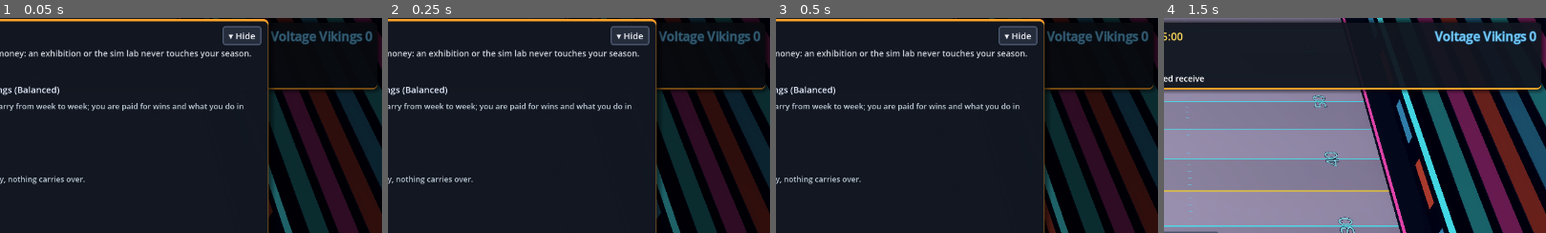
Above: before the commit, frames 1-4 (left to right).
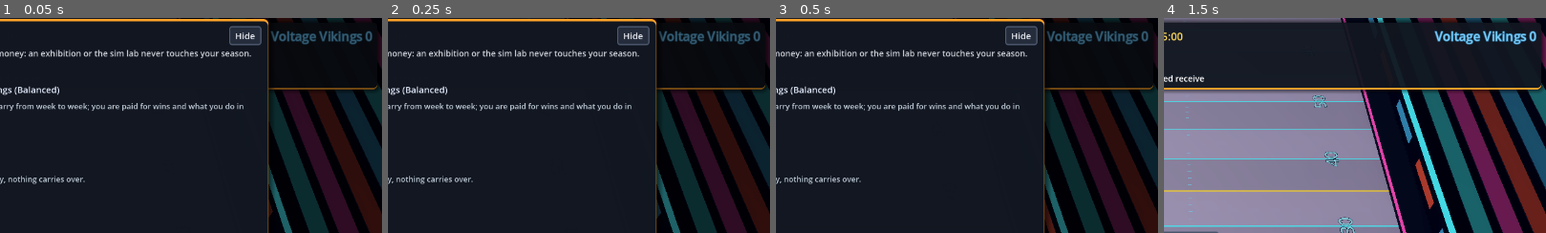
Above: after the commit, the same moments.

Repository: nathandunn/gridiron-career
Game: Godot game, scene res://scenes/Main.tscn
Same seed, same stepped clock (60 frames per second), same inputs: the game is played once before the commit and once after it.
Inputs (mouse positions are % of the whole screen's width and height, from its top left):
- Up to frame 1 (0.05 s): no input
- Up to frame 2 (0.25 s): no input
- Up to frame 3 (0.5 s): no input
- Up to frame 4 (1.5 s): click "Box score" at 0.5 s; click (82, 9) at 1.25 s, where only the run after the commit has a clickable "Hide"
The pictures show only the part of the screen within x 50-100%, y 5-55%; the shares and areas given below are measured in that part.

The runs differ from the first frame. In frame 1, 0.3% of the frame differs, in the area x 58-67%, y 3-13%; in frame 2, 0.3%; in frame 3, 0.3%; in frame 4, nothing differs.
Error in both runs: Out of bounds get index '0' (on base: 'Array') (res://scripts/team.gd:16)

Commit message:
Web font has no arrows or shapes: use « » ... and plain Hide
Co-Authored-By: Claude Opus 5.5 <noreply@anthropic.com>
Claude-Session: https://claude.ai/code/session_01HmE9FLbeVRN99oMBHaGgc2

Diff:
--- a/scripts/announcer.gd
+++ b/scripts/announcer.gd
@@ -152,7 +152,7 @@
 func trash(team: int, slot: String, line: String, who := "") -> void:
 	if hud != null:
 		var name := who if who != "" else "%s %s" % [Team.NAMES[team], slot]
-		hud.caption("%s: “%s”" % [name, line], false, Color(1, 0.55, 0.85))
+		hud.caption("%s: \"%s\"" % [name, line], false, Color(1, 0.55, 0.85))
 	_trash_q = [[_t + 0.5, line, 0.45 if team == 0 else 1.75]]
 
 
--- a/scripts/field_view.gd
+++ b/scripts/field_view.gd
@@ -816,7 +816,7 @@
 
 func _say_line(p: PlaySim.P, line: String) -> void:
 	var lab := Label3D.new()
-	lab.text = "“%s”" % line
+	lab.text = "\"%s\"" % line
 	lab.font_size = 60
 	lab.pixel_size = 0.015
 	lab.outline_size = 16
--- a/scripts/hud.gd
+++ b/scripts/hud.gd
@@ -447,7 +447,7 @@
 	if title.begins_with("Week ") or title.begins_with("Championship") or title.begins_with("Season over") or title.begins_with("Exhibition:"):
 		return "Game setup"
 	var c := title.get_slice(" · ", 0).get_slice(": ", 0)
-	return c if c.length() <= 26 else c.substr(0, 24) + "…"
+	return c if c.length() <= 26 else c.substr(0, 24) + "..."
 
 
 ## After a panel is built (and its caller has set _back): name where Close goes, and the trail.
@@ -467,15 +467,15 @@
 	else:
 		_crumbs = [me]
 	if _back.is_valid() and _crumbs.size() >= 2:
-		_close_btn.text = "← Back to %s" % _crumbs[-2]
+		_close_btn.text = "« Back to %s" % _crumbs[-2]
 	elif _back.is_valid():
-		_close_btn.text = "← Back"
+		_close_btn.text = "« Back"
 	elif main != null and main._phase in ["picking", "special", "qbreak", "injury", "pregame"]:
-		_close_btn.text = "▾ Hide"     # the game waits on this panel: Resume brings it back
+		_close_btn.text = "Hide"     # the game waits on this panel: Resume brings it back
 	else:
 		_close_btn.text = "× Close"
 	if _crumb_lbl != null and is_instance_valid(_crumb_lbl):
-		_crumb_lbl.text = "  ›  ".join(_crumbs)
+		_crumb_lbl.text = "  »  ".join(_crumbs)
 		_crumb_lbl.visible = _crumbs.size() >= 2
 	for b in _back_buttons:
 		if is_instance_valid(b):
@@ -1271,7 +1271,7 @@
 	var box := _open(title)
 	_back = back
 	if back.is_valid():
-		var bk := _button("← Back", func(): close_overlay())
+		var bk := _button("« Back", func(): close_overlay())
 		box.add_child(bk)
 		_back_buttons.append(bk)
 	if mode == "final":
@@ -2101,7 +2101,7 @@
 			row2.add_child(b2)
 	var back := HFlowContainer.new()
 	box.add_child(back)
-	back.add_child(_button("← Back to Roster", func():
+	back.add_child(_button("« Back to Roster", func():
 		if _back.is_valid():
 			close_overlay()
 		else:
